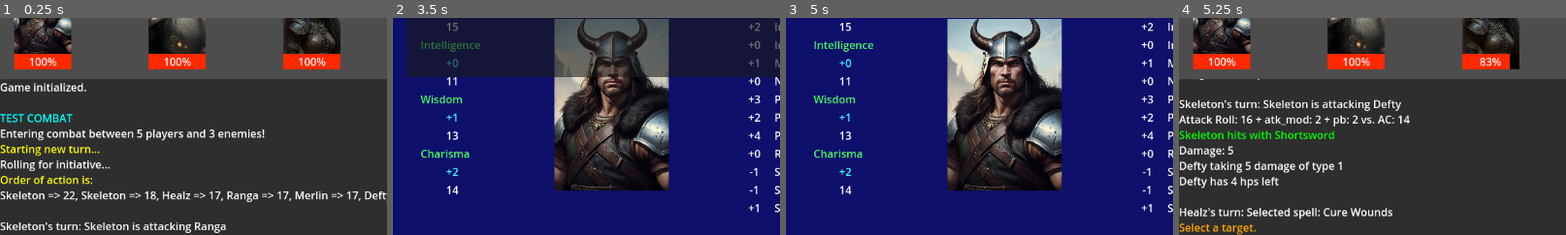
Above: before the commit, frames 1-4 (left to right).
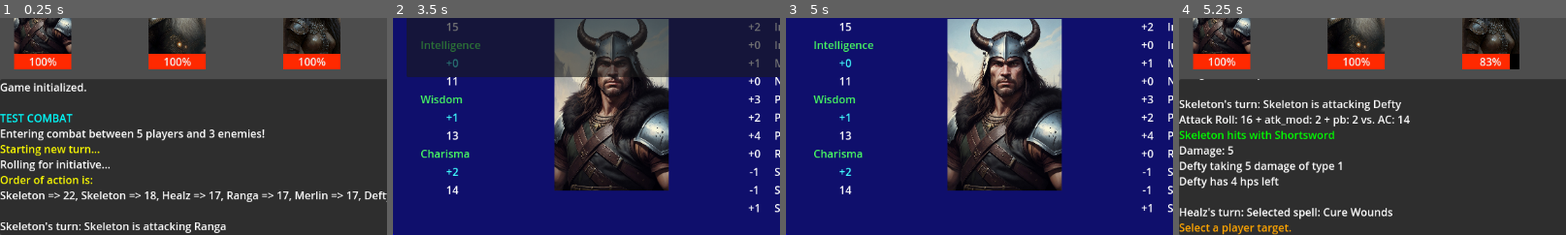
Above: after the commit, the same moments.

Repository: PaulHeraty/herra-dnd
Game: Godot game, scene res://scenes/Main.tscn
Two runs of this game, one before a commit and one after it. Both use one fixed random seed, a clock stepped at 60 frames per second and the inputs below. Sound files missing from this copy of the repository are replaced by a short silence.
Inputs:
- Up to frame 1 (0.25 s): no input
- Up to frame 2 (3.5 s): tap Enter at 0.5 s; hold Space (Advance) 0.53-1.28 s; tap P (show_party_sheet) at 1.35 s; tap Space (Advance) at 2 s; hold S (show_spell_sheet) 2.03-2.75 s; click "Cure Wounds" at 2.75 s
- Up to frame 3 (5 s): click "Cure Wounds" at 3.5 s; tap Enter at 4.25 s; tap Space (Advance) at 4.35 s
- Up to frame 4 (5.25 s): tap Space (Advance) at 5 s; hold P (show_party_sheet) from 5.03 s (still down)
The pictures show only the part of the screen within x 0-50%, y 50-100%; the shares and areas given below are measured in that part.

Frames 1-3 are identical in both runs. In frame 4, 0.4% of the frame differs, in the area x 11-30%, y 94-100%.

Commit message:
Added magic missle spell.

Diff:
--- a/autoload/CombatManager.gd
+++ b/autoload/CombatManager.gd
@@ -36,18 +36,27 @@
 			continue
 
 		GameLog.add_entry("\n" + actor.entity_name + "'s turn: ")
+
 		# Choose action (attack, cast, etc)
 		if actor.entity_name == "Healz":
 			SpellMenu.open(actor.known_spells)
 			var chosen_spell = await SpellMenu.spell_selected
 			GameLog.add_entry("Selected spell: " + chosen_spell.name + "\n")
-
-		# Select target
-		await select_target(actor)
-		GameLog.add_entry(actor.entity_name + " is attacking " + target.entity_name + "\n")
-		if actor.entity_type == actor.ENTITY_TYPE.ENEMY:
-			await GameLog.advance # wait for keypress
-		await make_attack(actor)
+			await chose_player_spell_target()
+			await actor.cast_spell(chosen_spell, target)
+		elif actor.entity_name == "Merlin":
+			SpellMenu.open(actor.known_spells)
+			var chosen_spell = await SpellMenu.spell_selected
+			GameLog.add_entry("Selected spell: " + chosen_spell.name + "\n")
+			await select_target_for_player_turn()
+			await actor.cast_spell(chosen_spell, target)
+		else:
+			# Select target
+			await select_target(actor)
+			GameLog.add_entry(actor.entity_name + " is attacking " + target.entity_name + "\n")
+			if actor.entity_type == actor.ENTITY_TYPE.ENEMY:
+				await GameLog.advance # wait for keypress
+			await make_attack(actor)
 
 		await get_tree().create_timer(0.5).timeout
 	GameLog.add_entry("End of turn...\n\n")
@@ -89,6 +98,13 @@
 		return
 	GameLog.add_entry("[color=orange]Select a target.\n[/color]")
 	var signal_args = await EnemyManager.enemy_selected
+	target = signal_args
+
+
+func chose_player_spell_target():
+	GameLog.add_entry("[color=orange]Select a player target.\n[/color]")
+	var signal_args = await PartyManager.player_selected
+	GameLog.add_entry("[color=orange]Selected player: [/color]" + signal_args.entity_name + "\n")
 	target = signal_args
 
 func get_player_target() -> void:
--- a/autoload/PartyManager.gd
+++ b/autoload/PartyManager.gd
@@ -1,4 +1,6 @@
 extends Node
+
+signal player_selected(player)
 
 const PLAYER_CHARACTER = preload("res://characters/PlayerCharacter.tscn")
 const PLAYER1: Resource = preload("res://characters/player_chars/Dunk.tres")
@@ -24,6 +26,7 @@
 	var player = PLAYER_CHARACTER.instantiate()
 	player.core_data = toon
 	get_tree().get_root().get_node("/root/Main/Party").add_child(player)
+	player.selected.connect(_on_player_selected)
 	party.append(player)
 	pass
 
@@ -35,3 +38,7 @@
 		p.saving_throws.set_saving_throws(c_type, sts, pb)
 		p.skills.set_skills(p)
 	pass
+
+func _on_player_selected(player:PlayerCharacter) -> void:
+	player_selected.emit(player)
+	pass
--- a/characters/CombatEntity.gd
+++ b/characters/CombatEntity.gd
@@ -35,3 +35,4 @@
 func attack_miss() -> void: pass
 func set_ac() -> void: pass
 func learn_spell(_spell: Spell) -> void: pass
+func cast_spell(_spell: Spell, _target: CombatEntity) -> void: pass
--- a/characters/Enemy.gd
+++ b/characters/Enemy.gd
@@ -77,8 +77,8 @@
 
 func heal(heal_amount: int) -> void:
 	GameLog.add_entry(entity_name + " is healed for " + str(heal_amount) + "\n")
-	core_data.current_hp += heal_amount
-	GameLog.add_entry(entity_name + " has " + str(core_data.current_hp) + " hp left\n")
+	current_hp += heal_amount
+	GameLog.add_entry(entity_name + " has " + str(current_hp) + " hp left\n")
 	pass
 
 func enemy_dead() -> void:
--- a/characters/PlayerCharacter.gd
+++ b/characters/PlayerCharacter.gd
@@ -1,15 +1,19 @@
 class_name PlayerCharacter extends CombatEntity
+
+signal selected(player)
 
 @onready var portrait: TextureRect = $Portrait
 @onready var health_bar: ProgressBar = $HealthBar
 @onready var animation_player: AnimationPlayer = $AnimationPlayer
 @onready var audio_stream_player: AudioStreamPlayer = $AudioStreamPlayer
+@onready var button: Button = $Portrait/Button
 
 var core_data: CharacterData
 var is_alive: bool = true
 
 func _ready() -> void:
 	copy_core_stats()
+	button.pressed.connect(_on_button_pressed)
 	speed = get_race_speed(core_data.race)
 	current_hp = max_hp
 	health_bar.max_value = max_hp
@@ -32,6 +36,9 @@
 	damage_audio = load(core_data.damage_sound_path)
 	death_audio = load(core_data.death_sound_path)
 	pass
+
+func _on_button_pressed() -> void:
+	selected.emit(self)
 
 func copy_core_stats() -> void:
 	entity_name = core_data.name
@@ -76,6 +83,8 @@
 func heal(heal_amount: int) -> void:
 	GameLog.add_entry(entity_name + " is healed for " + str(heal_amount) + "\n")
 	current_hp += heal_amount
+	if current_hp > max_hp:
+		current_hp = max_hp
 	GameLog.add_entry(entity_name + " has " + str(current_hp) + " hp left\n")
 	pass
 
@@ -125,3 +134,10 @@
 func learn_spell(spell: Spell) -> void:
 	known_spells.append(spell)
 	pass
+
+func cast_spell(spell: Spell, target: CombatEntity) -> void:
+	audio_stream_player.stream = spell.spell_sound
+	audio_stream_player.play()
+	await audio_stream_player.finished
+	spell.cast(self, target)
+	pass
--- a/characters/PlayerCharacter.tscn
+++ b/characters/PlayerCharacter.tscn
@@ -56,6 +56,15 @@
 expand_mode = 4
 stretch_mode = 5
 
+[node name="Button" type="Button" parent="Portrait"]
+modulate = Color(1, 1, 1, 0)
+layout_mode = 1
+anchors_preset = 15
+anchor_right = 1.0
+anchor_bottom = 1.0
+grow_horizontal = 2
+grow_vertical = 2
+
 [node name="HealthBar" type="ProgressBar" parent="."]
 offset_left = 21.0
 offset_top = 128.0
--- a/characters/player_chars/Dunk.tres
+++ b/characters/player_chars/Dunk.tres
@@ -28,4 +28,7 @@
 proficiencies = Array[int]([3, 11])
 equipped_weapons = Array[ExtResource("2_3105f")]([ExtResource("4_qksq2")])
 equipped_armor = Array[ExtResource("1_b2m2b")]([ExtResource("2_xwboy")])
+attack_miss_sound_path = "res://audio/combat/atk-sword-swing.mp3"
+damage_sound_path = "res://audio/combat/sword-on-flesh.mp3"
+death_sound_path = "res://audio/combat/grunt.mp3"
 metadata/_custom_type_script = "uid://c4sk7eniu4rge"
--- a/characters/player_chars/Merlin.tres
+++ b/characters/player_chars/Merlin.tres
@@ -1,10 +1,11 @@
-[gd_resource type="Resource" script_class="CharacterData" load_steps=8 format=3 uid="uid://w2xhhb11pu0o"]
+[gd_resource type="Resource" script_class="CharacterData" load_steps=9 format=3 uid="uid://w2xhhb11pu0o"]
 
 [ext_resource type="Script" uid="uid://buqbd3v8wiknc" path="res://items/Armor.gd" id="1_wfoha"]
 [ext_resource type="Script" uid="uid://dwl0xsytv4d4v" path="res://items/Weapon.gd" id="2_gbjef"]
 [ext_resource type="Script" uid="uid://84dploabn4g6" path="res://spells/spell.gd" id="3_enpx5"]
 [ext_resource type="Resource" uid="uid://t48e0fsrqppo" path="res://items/weapons/Shortsword.tres" id="3_r2es2"]
 [ext_resource type="Script" uid="uid://c4sk7eniu4rge" path="res://characters/CharacterData.gd" id="4_r2es2"]
+[ext_resource type="Resource" uid="uid://cpotsp68y78c4" path="res://spells/MagicMissile.tres" id="5_r2es2"]
 [ext_resource type="Script" uid="uid://ccxeegh34n548" path="res://characters/Stats.gd" id="6_80nvx"]
 
 [sub_resource type="Resource" id="Resource_p640k"]
@@ -28,6 +29,7 @@
 stats = SubResource("Resource_p640k")
 proficiencies = Array[int]([8, 2])
 equipped_weapons = Array[ExtResource("2_gbjef")]([ExtResource("3_r2es2")])
+known_spells = Array[ExtResource("3_enpx5")]([ExtResource("5_r2es2")])
 attack_miss_sound_path = "res://audio/combat/atk-sword-swing.mp3"
 damage_sound_path = "res://audio/combat/sword-on-flesh.mp3"
 death_sound_path = "res://audio/combat/grunt.mp3"
--- a/items/DamageComponent.gd
+++ b/items/DamageComponent.gd
@@ -1,6 +1,6 @@
 class_name DamageComponent extends Resource
 
-enum DAMAGE_TYPE {BLUDGEONING, PIERCING, SLASHING}
+enum DAMAGE_TYPE {BLUDGEONING, PIERCING, SLASHING, FORCE}
 
 @export var dice_count: int = 1         # e.g. 2
 @export var dice_sides: int = 6         # e.g. d6
--- /dev/null
+++ b/spells/MagicMissile.tres
@@ -0,0 +1,7 @@
+[gd_resource type="Resource" script_class="MagicMissile" load_steps=2 format=3 uid="uid://cpotsp68y78c4"]
+
+[ext_resource type="Script" uid="uid://utlcspsd0d5d" path="res://spells/magic_missile.gd" id="1_sh17a"]
+
+[resource]
+script = ExtResource("1_sh17a")
+metadata/_custom_type_script = "uid://utlcspsd0d5d"
--- a/spells/cure_wounds.gd
+++ b/spells/cure_wounds.gd
@@ -3,10 +3,11 @@
 func _init() -> void:
 	name = "Cure Wounds"
 	level = 1
+	spell_sound = preload("res://audio/spells/heal-char.mp3")
 	pass
 
 func cast(caster: CombatEntity, target: CombatEntity):
-	GameLog.add_entry("Casting cure wounds\n")
+	GameLog.add_entry("Casting cure wounds on " + target.entity_name + "\n")
 	var d = Dice.new()
 	var cs = caster.core_data.stats
 	var amount = d.d8() + cs.get_ability_modifier(cs.wisdom)
--- /dev/null
+++ b/spells/magic_missile.gd
@@ -0,0 +1,15 @@
+class_name MagicMissile extends Spell
+
+func _init() -> void:
+	name = "Magic Missile"
+	level = 1
+	spell_sound = preload("res://audio/spells/magic-missiles-wizard-spell-missiles-magic-spookymodem.mp3")
+	pass
+
+func cast(_caster: CombatEntity, target: CombatEntity):
+	GameLog.add_entry("Casting magic missile on " + target.entity_name + "\n")
+	var d = Dice.new()
+	var amount: int = 1
+	for i in 3:
+		amount += d.d4()
+	target.take_damage(DamageComponent.DAMAGE_TYPE.FORCE, amount)
--- a/spells/spell.gd
+++ b/spells/spell.gd
@@ -2,6 +2,7 @@
 
 var name: String
 var level: int
+var spell_sound: AudioStream
 
 func cast(_caster: CombatEntity, _target: CombatEntity):
 	push_error("Spell missing cast() implementation")
Not shown, added: audio/spells/heal-char.mp3.import
Not shown, added: audio/spells/magic-missiles-wizard-spell-missiles-magic-spookymodem.mp3.import
Not shown, added: spells/magic_missile.gd.uid
Not shown, added: audio/spells/heal-char.mp3
Not shown, added: audio/spells/magic-missiles-wizard-spell-missiles-magic-spookymodem.mp3
